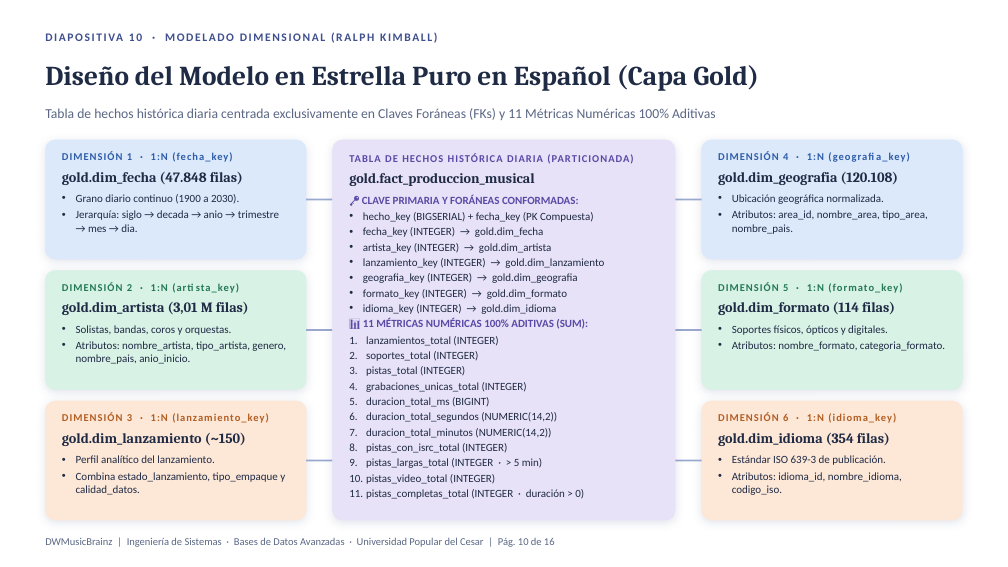
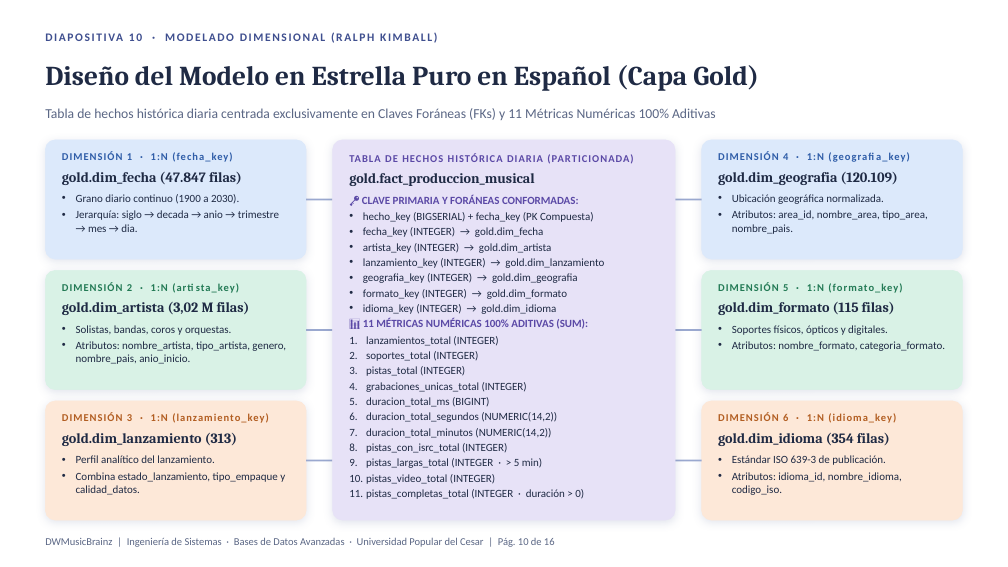
Before and after one commit to srusso1/DWH-MusicBrainz, a slide deck: slide 10 of docs/DWMusicBrainz_Sustentacion_v2.pptx. Drawn at 1008x567 pixels with LibreOffice and Linux fonts; fonts in the diff are those of the drawing; background and template pictures are left out. Boxes give left, top, right and bottom in pixels: in the first picture for what was removed or moved away, otherwise in the second. Text is boxed around its words. In the diff, an @@ line names an element or a change of style, - is before the commit and + after.

Commit message:
docs: actualizar documentos de sustentacion con cifras y hallazgos corregidos
- Volumetria real de silver y gold (98,6 M filas, 16 GB, hecho de 2.967.681 filas)
- 15 particiones, catalogo silver.language y nombres oficiales de idioma
- Regla de fecha sin imputar con el anio del artista y conteos aditivos
- Conclusion de RF05 basada en los coeficientes de Pearson reales
- Declarar python-pptx en requirements

```diff
--- a/docs/DWMusicBrainz_Sustentacion_v2.pptx
+++ b/docs/DWMusicBrainz_Sustentacion_v2.pptx
@@ text at <box>62,172,242,185</box>: text changed @@
-gold.dim_fecha (47.848 filas)
+gold.dim_fecha (47.847 filas)
@@ text at <box>718,172,898,185</box>: text changed @@
-gold.dim_geografia (120.108)
+gold.dim_geografia (120.109)
@@ text at <box>62,302,250,315</box>: text changed @@
-gold.dim_artista (3,01 M filas)
+gold.dim_artista (3,02 M filas)
@@ text at <box>718,302,895,315</box>: text changed @@
-gold.dim_formato (114 filas)
+gold.dim_formato (115 filas)
@@ text at <box>62,433,237,446</box>: text changed @@
-gold.dim_lanzamiento (~150)
+gold.dim_lanzamiento (313)
```
Also in this commit, not shown: 11 other slides changed, 5 other files.
